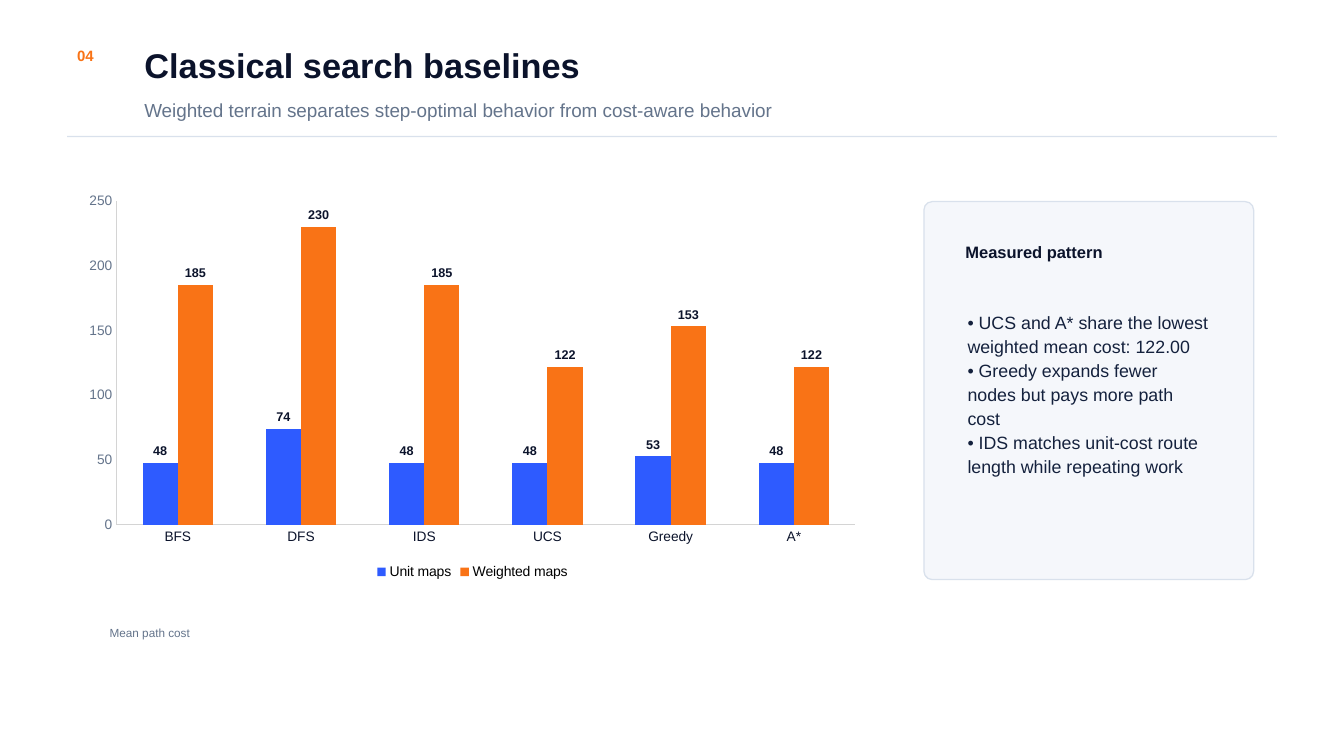
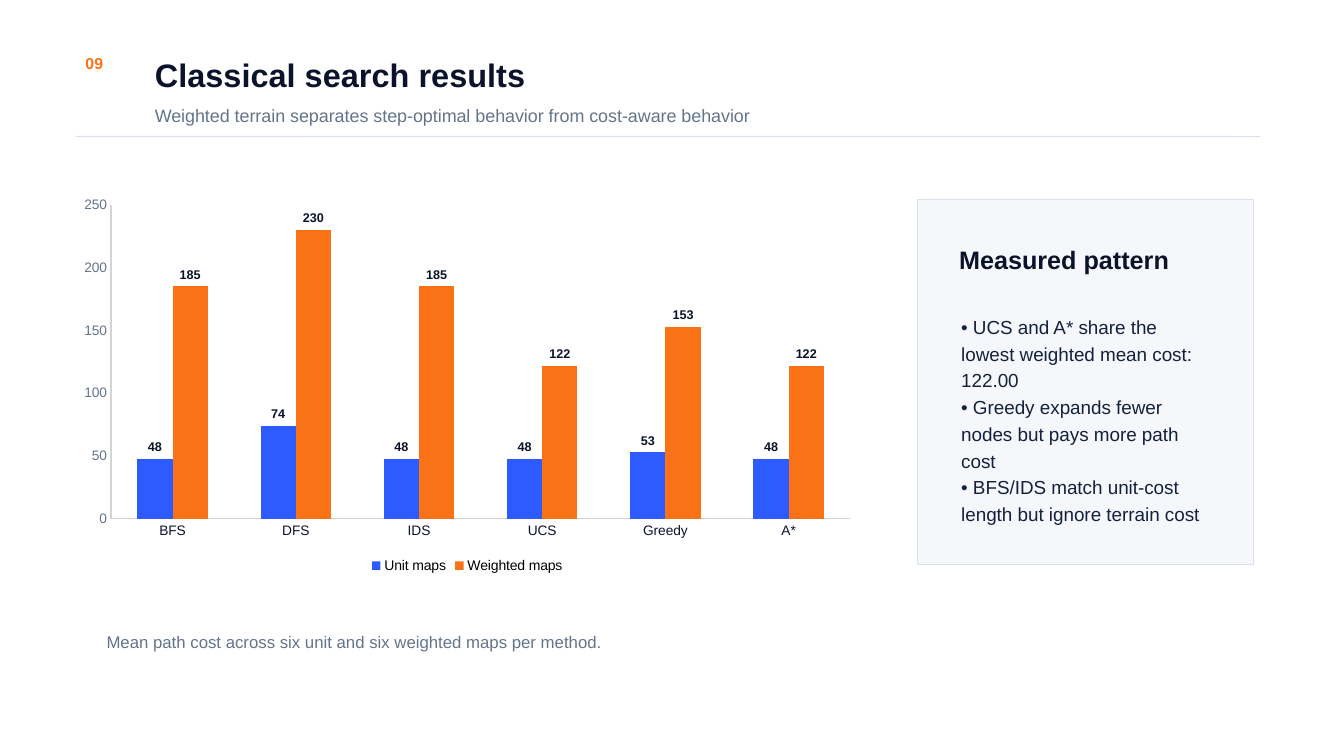
Before and after one commit to maddineni2112/graph-search-evolutionary-optimization, a slide deck: slide 10 of reports/Graph_Search_Evolutionary_Optimization_Presentation.pptx (slide 5 before the commit). Drawn at 1344x756 pixels with LibreOffice and Linux fonts; fonts in the diff are those of the drawing. Boxes give left, top, right and bottom in pixels: in the first picture for what was removed or moved away, otherwise in the second. Text is boxed around its words. In the diff, an @@ line names an element or a change of style, - is before the commit and + after.

```diff
--- a/reports/Graph_Search_Evolutionary_Optimization_Presentation.pptx
+++ b/reports/Graph_Search_Evolutionary_Optimization_Presentation.pptx
@@ text removed at (77,50,94,61) @@
-04
@@ text added at (85,58,103,69), 11.2 pt, text #F97316, bold @@
+09
@@ text at (155,63,526,88): text changed; size 24.5 to 23.2 pt @@
-Classical search baselines
+Classical search results
@@ text "Weighted terrain separates step-optimal behavior ...": place and size @@
-text "Weighted terrain separates step-optimal behavior ..." at (144,103,772,121)
+text "Weighted terrain separates step-optimal behavior ..." at (155,109,749,126)
@@ text "Weighted terrain separates step-optimal behavior ..." at (155,109,749,126): size 13.5 to 12.8 pt; line spacing 1.08 to 1.15 @@
@@ line moved from (68, 136) - (1277, 136) to (76, 136) - (1260, 136) @@
@@ line (76, 136) - (1260, 136): stroke #D9E1EC 0.9 pt to #D9E1EC 0.75 pt @@
@@ column chart: place and size @@
-column chart at (74,185,872,584)
+column chart at (69,190,867,578)
@@ rectangle added at (918,200,1253,565), fill #F5F7FB, outline #D9E1EC 0.75 pt @@
@@ rounded rectangle removed at (925,202,1254,580) @@
@@ text "Measured pattern" at (959,250,1169,275): size 11.8 to 18 pt; line spacing 1.08 to 1.15 @@
@@ text at (961,320,1192,468): size 12.7 to 13.5 pt in "• UCS and A* share the lowest ...", "• Greedy expands fewer nodes but pays ..."; line spacing 1.12 to 1.18 @@
@@ text at (961,480,1200,525): text changed; size 12.7 to 13.5 pt @@
-• IDS matches unit-cost route length while repeating work
+• BFS/IDS match unit-cost length but ignore terrain cost
@@ text removed at (110,628,190,640) @@
-Mean path cost
@@ text added at (107,636,602,652), 12 pt, text #64748B @@
+Mean path cost across six unit and six weighted maps per method.
```
Also in this commit, not shown: 6 other slides changed, 5 slides added, 5 slides removed, 5 other files.
